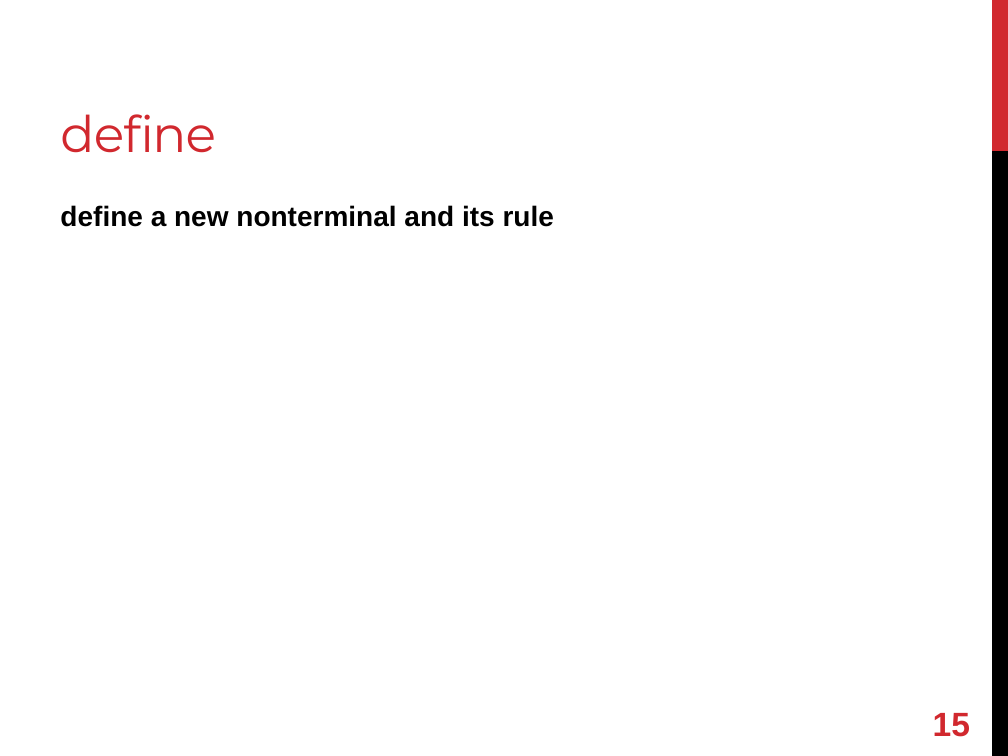
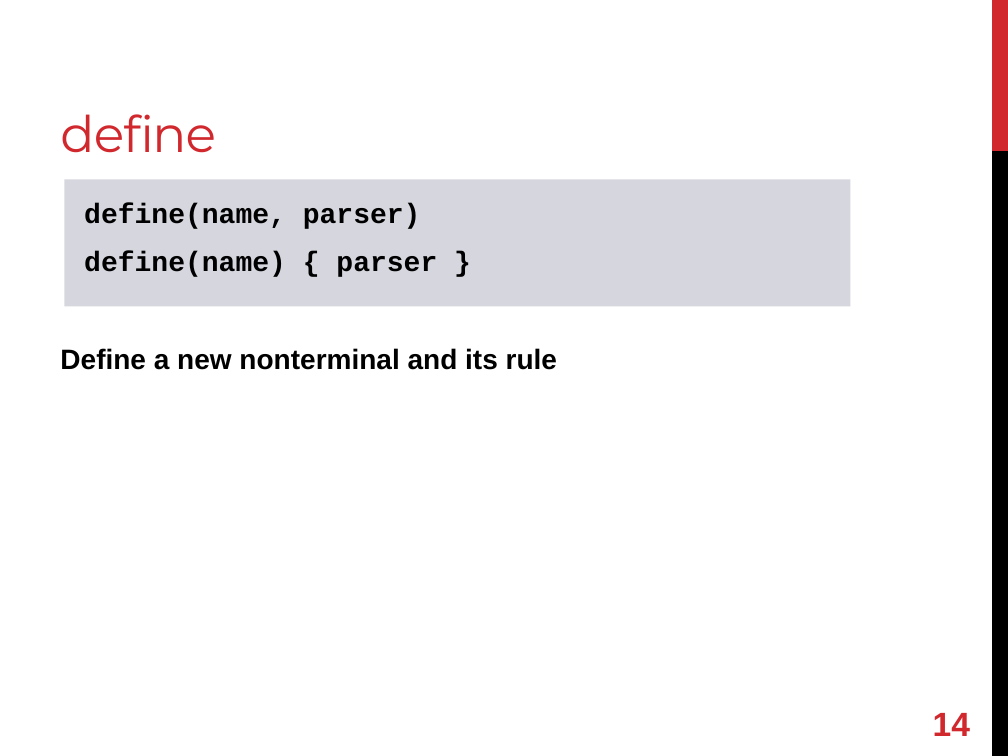
Before and after one commit to shugo/RubyKaigi2013, a slide deck: slide 15 of refining_refinements.pptx (slide 16 before the commit). Drawn at 1008x756 pixels with LibreOffice and Linux fonts; fonts in the diff are those of the drawing. Boxes give left, top, right and bottom in pixels: in the first picture for what was removed or moved away, otherwise in the second. Text is boxed around its words. In the diff, an @@ line names an element or a change of style, - is before the commit and + after.

```diff
--- a/refining_refinements.pptx
+++ b/refining_refinements.pptx
@@ rectangle added at bbox=[65, 179, 851, 306], fill #D6D7DE, 20 pt, text #000000, bold @@
+define(name, parser)
+define(name) { parser }
@@ text at bbox=[60, 348, 557, 370]: text changed @@
-define a new nonterminal and its rule
+Define a new nonterminal and its rule
@@ page number at bbox=[933, 713, 970, 736]: text changed @@
-15
+14
```
Also in this commit, not shown: 2 other slides changed, 1 slide removed.
